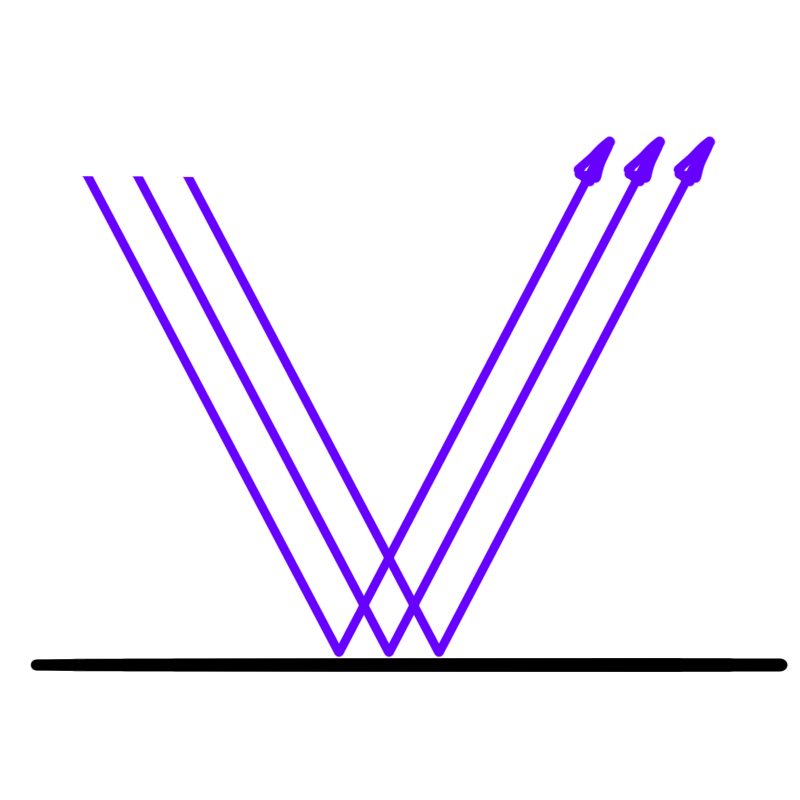
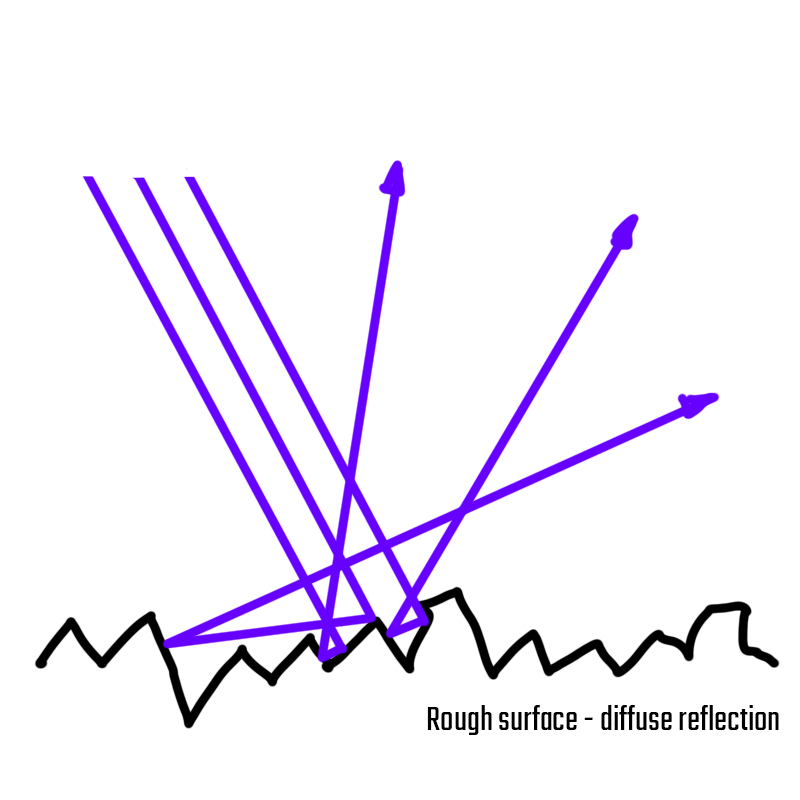
Before/after of a 800x800 layered artwork. What changed in the layer stack:
added layer "Rough surface - diffuse reflection" above "Diffuse" over left=427, top=705, right=779, bottom=735
showed "Diffuse" over left=34, top=159, right=781, bottom=730
hid "Spec" over left=30, top=135, right=789, bottom=672
